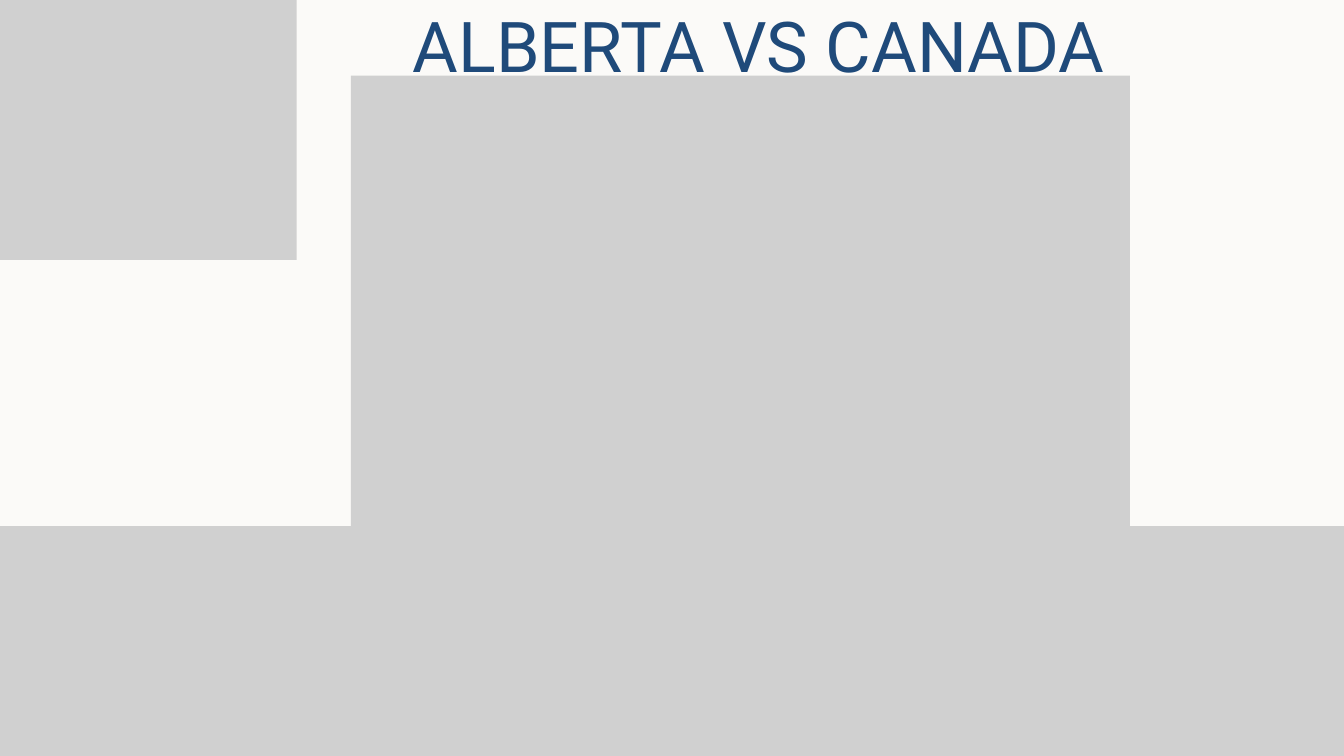
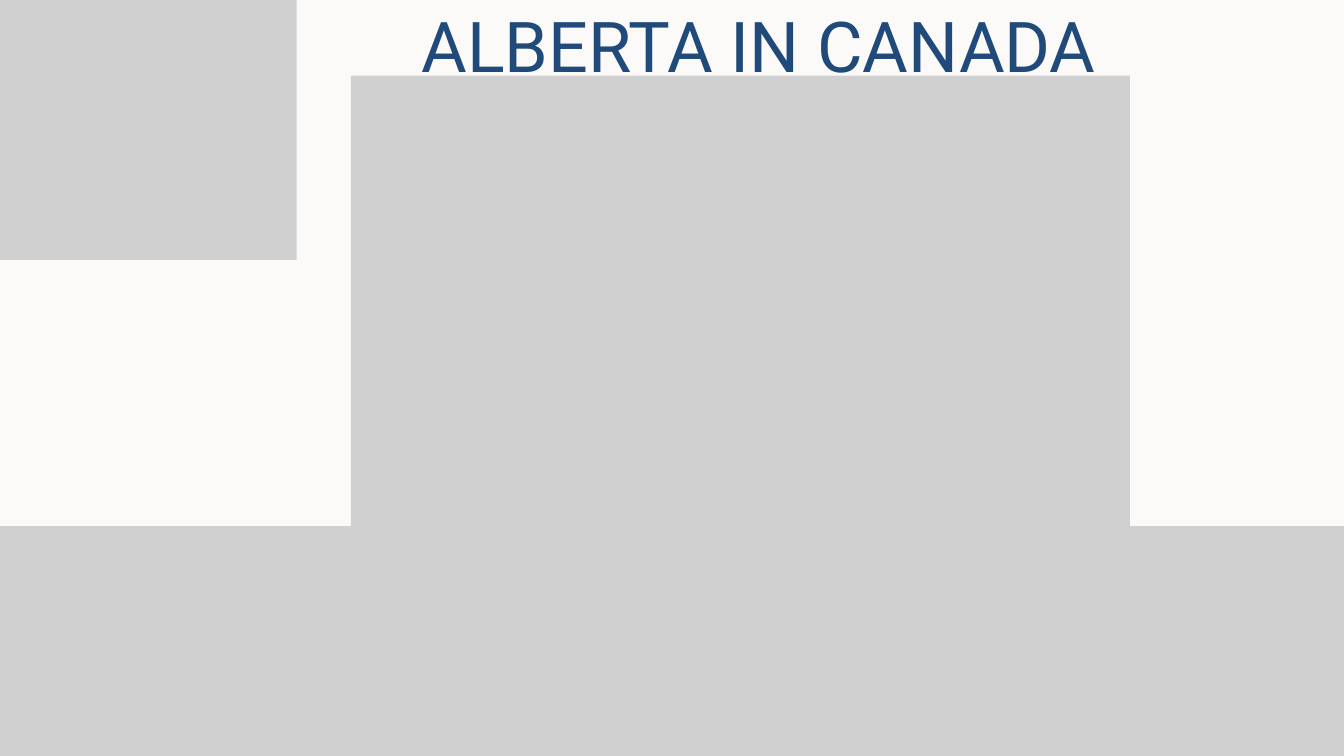
Before and after one commit to cboyda/LighthouseLabs, a slide deck: slide 16 of Project-Tableau/Presentation Canadian Housing.pptx (slide 11 before the commit). Drawn at 1344x756 pixels with LibreOffice and Linux fonts; fonts in the diff are those of the drawing; grey boxes stand for pictures. Boxes give left, top, right and bottom in pixels: in the first picture for what was removed or moved away, otherwise in the second. Text is boxed around its words. In the diff, an @@ line names an element or a change of style, - is before the commit and + after.

Commit message:
update for presentation files

```diff
--- a/Project-Tableau/Presentation Canadian Housing.pptx
+++ b/Project-Tableau/Presentation Canadian Housing.pptx
@@ text at <box>421,21,1095,88</box>: text changed @@
-ALBERTA VS CANADA
+ALBERTA IN CANADA
```
Also in this commit, not shown: 3 other slides changed, 6 slides added, 1 slide removed, 3 other files.
